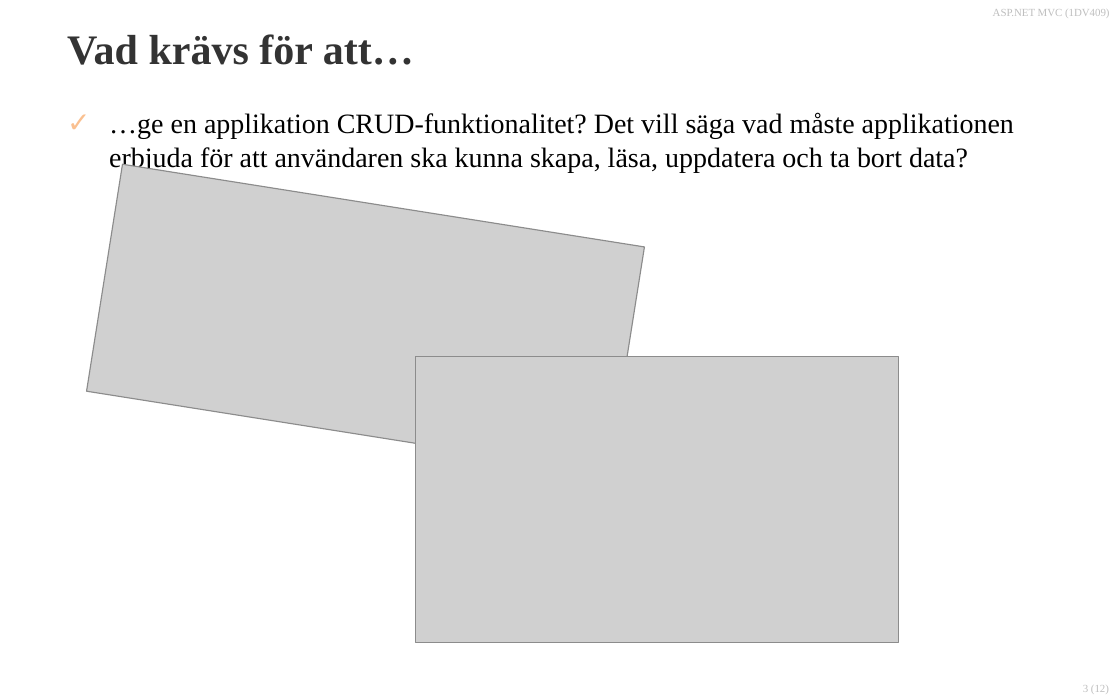
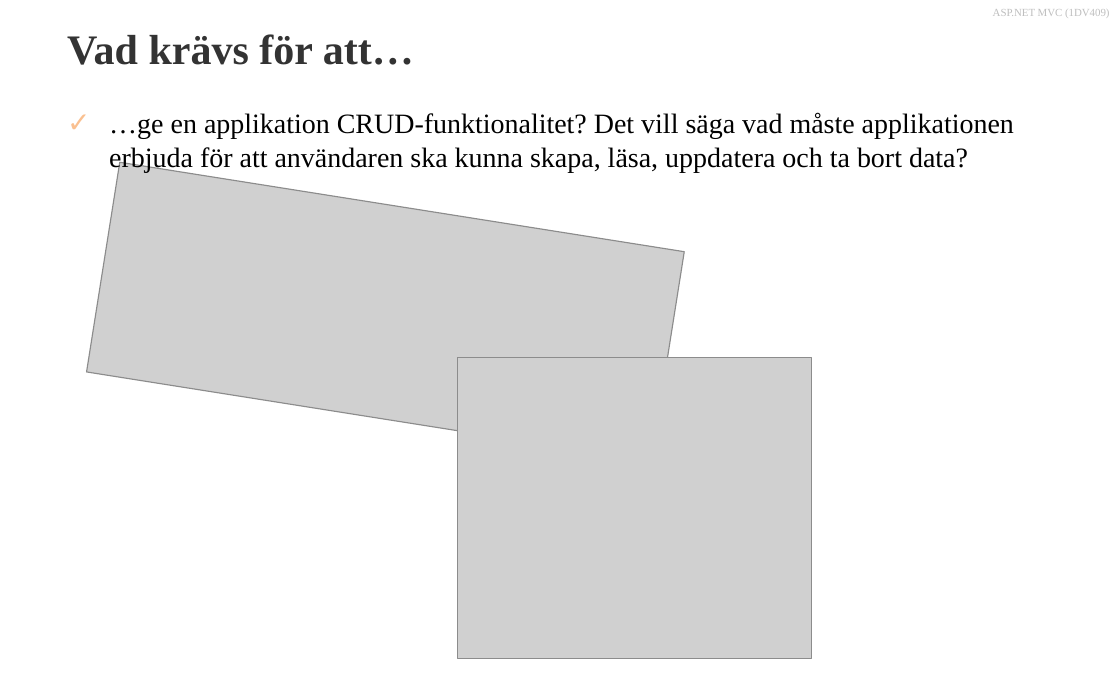
Before and after one commit to 1dv409/kursmaterial, a slide deck: slide 3 of Presentationsmaterial/Dokument/1.6 CRUD, Layout Pages och Partial Views.pptx. Drawn at 1120x700 pixels with LibreOffice and Linux fonts; fonts in the diff are those of the drawing; grey boxes stand for pictures; background and template pictures are left out. Boxes give left, top, right and bottom in pixels: in the first picture for what was removed or moved away, otherwise in the second. Text is boxed around its words. In the diff, an @@ line names an element or a change of style, - is before the commit and + after.

```diff
--- a/Presentationsmaterial/Dokument/1.6 CRUD, Layout Pages och Partial Views.pptx
+++ b/Presentationsmaterial/Dokument/1.6 CRUD, Layout Pages och Partial Views.pptx
@@ picture: place and size @@
-picture at (86,164,644,473)
+picture at (87,163,684,462)
@@ picture: place and size @@
-picture at (416,356,898,642)
+picture at (458,357,812,659)
@@ page number removed at (1083,685,1109,693) @@
-3 (12)
```
Also in this commit, not shown: 10 other slides changed, 58 other files.
